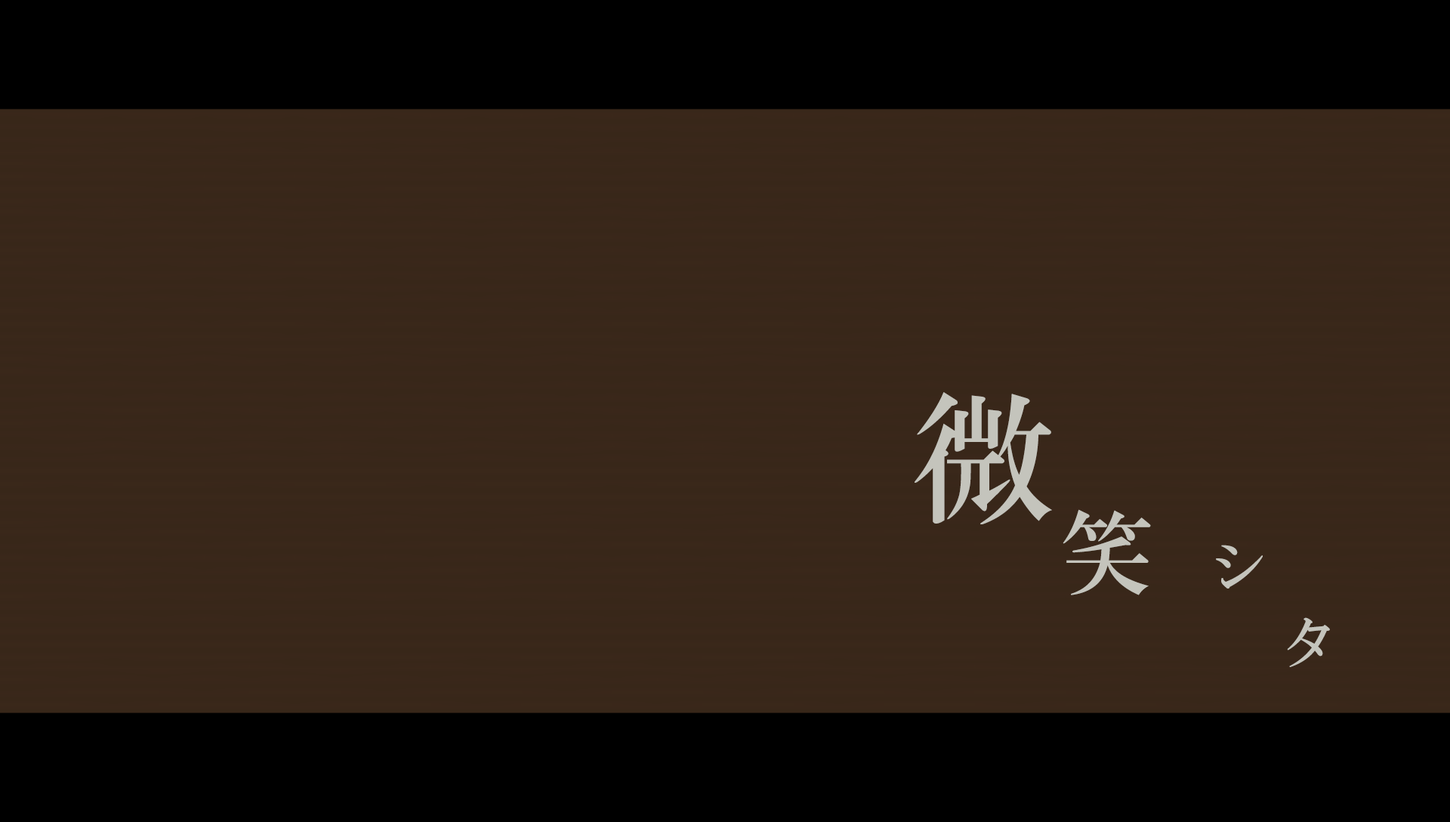
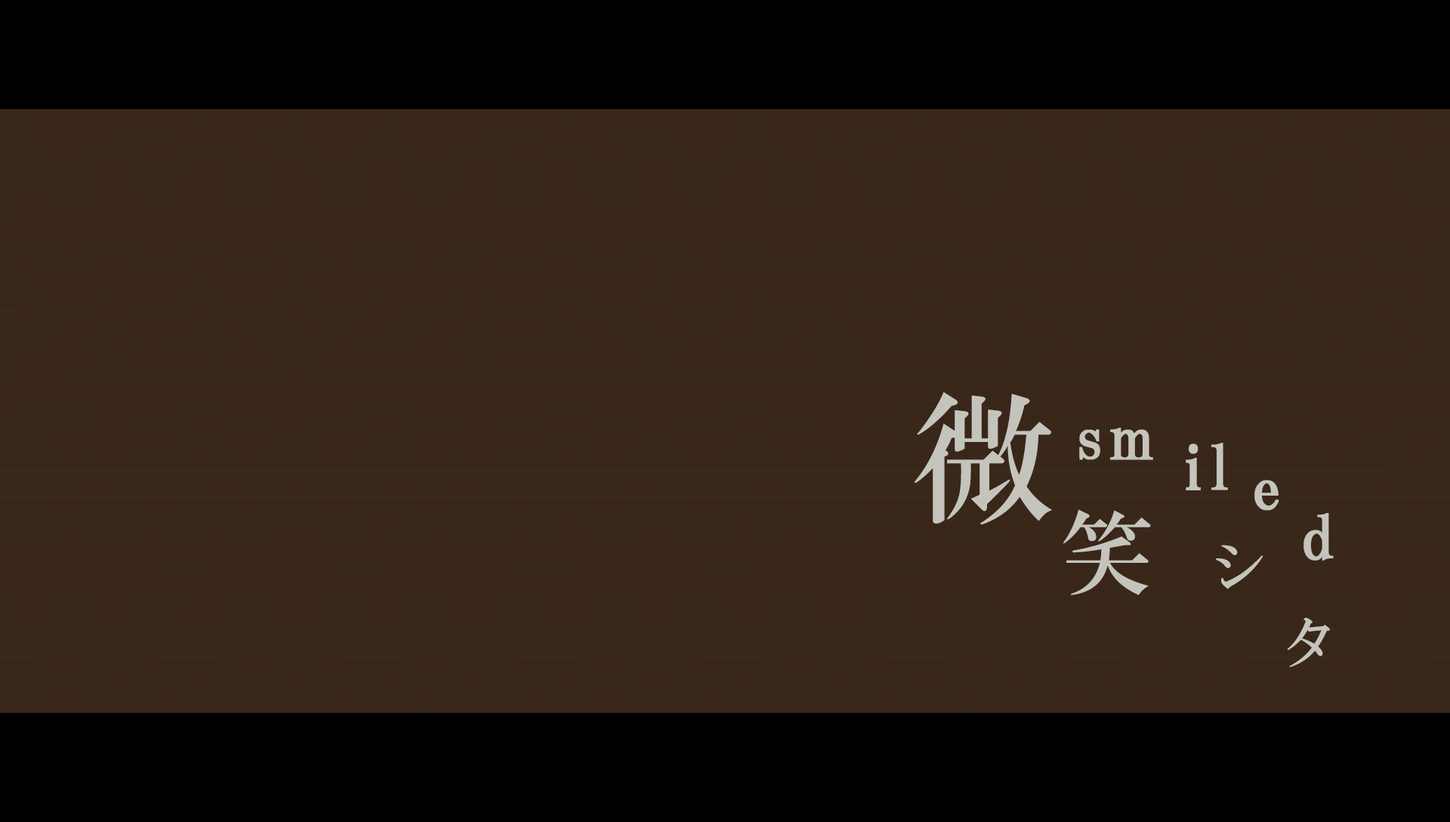
Revision of a layered 1450×822 image; what changed, layer by layer:
added layer "sm il e d" above "タ" over [1079, 427, 1334, 561]
